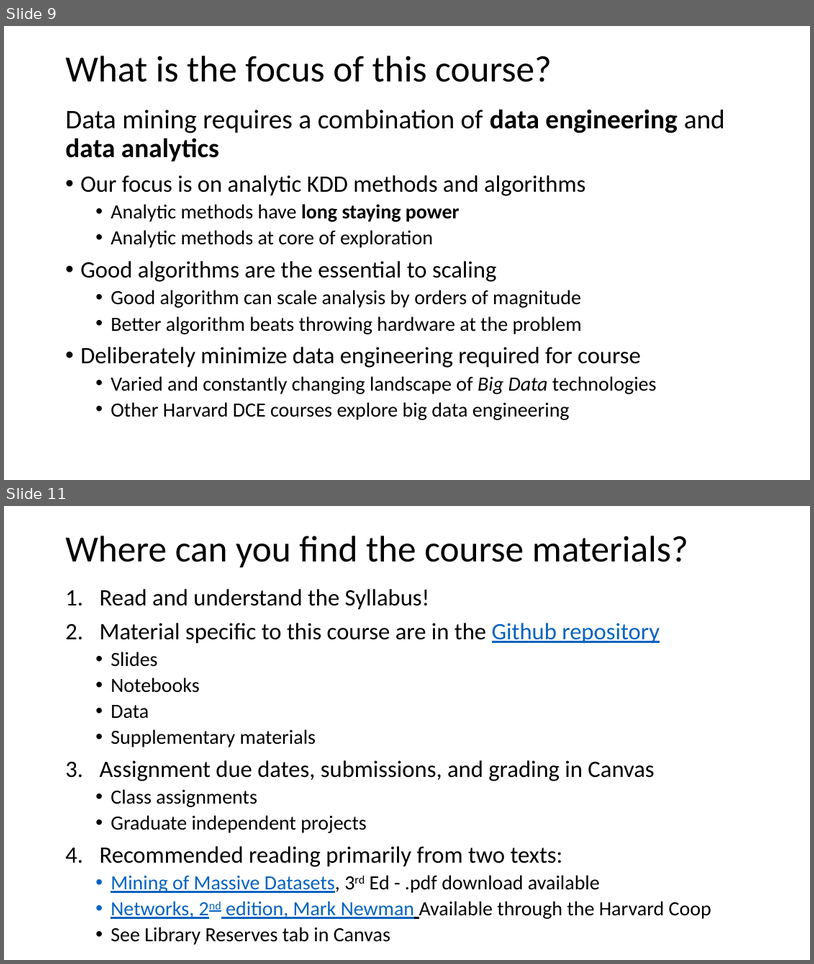
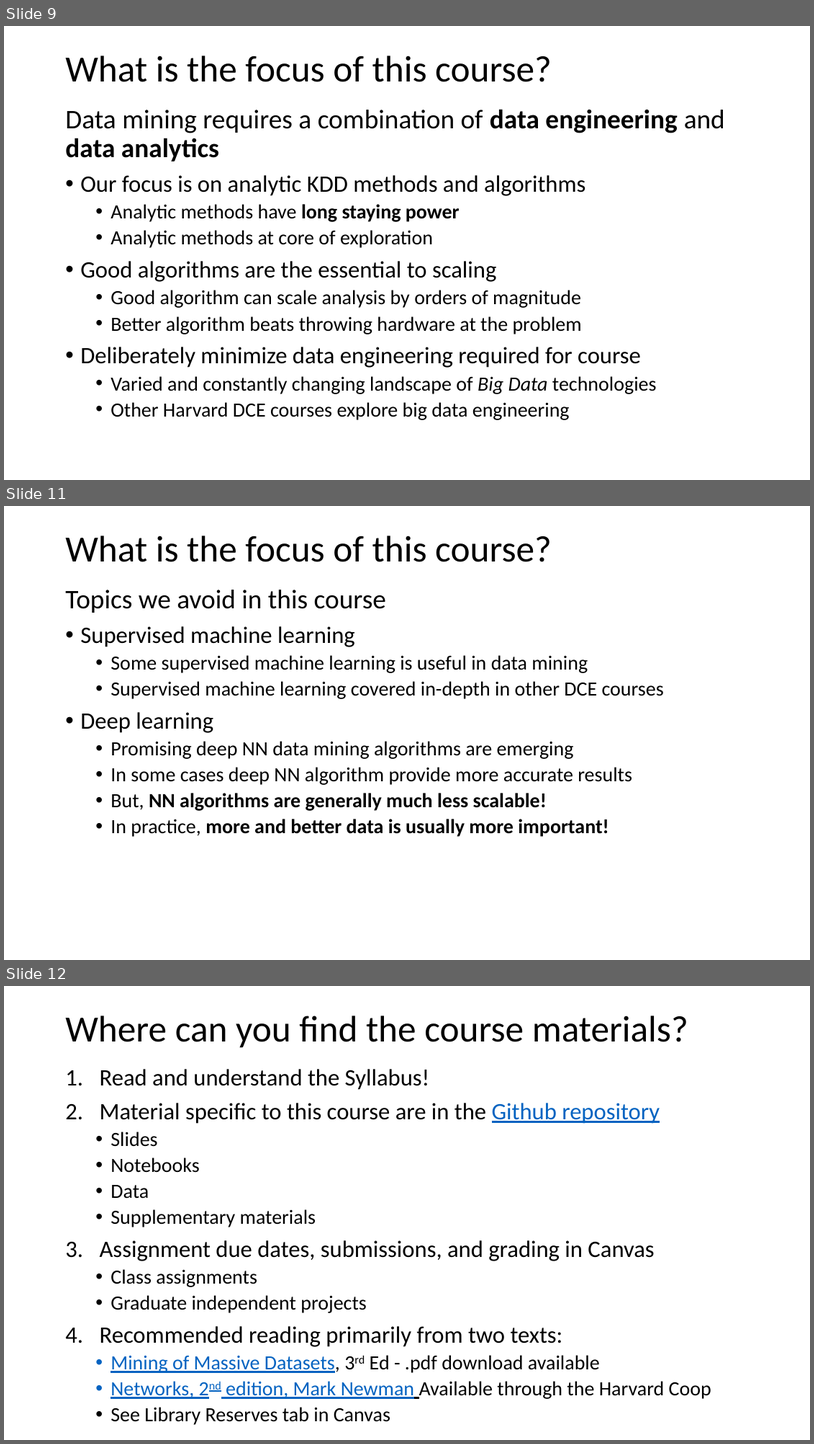
Before and after one commit to StephenElston/CSCI-E-108, a slide deck: slides/1_Introduction.pptx. Shown one above the other, each under a label of ours: slides 9 and 11 before the commit, slides 9, 11 and 12 after it; the slides between them are not shown. The pictures are 814x964 and 814x1444 pixels, drawn with LibreOffice and Linux fonts; fonts in the diff are those of the drawing. Boxes give left, top, right and bottom in pixels: in the first picture for what was removed or moved away, otherwise in the second. Text is boxed around its words. In the diff, an @@ line names an element or a change of style, - is before the commit and + after.

```diff
--- a/slides/1_Introduction.pptx
+++ b/slides/1_Introduction.pptx
@@ slide 11 added at bbox=[4, 506, 810, 960], background #FFFFFF @@
@@ text added at bbox=[65, 536, 552, 562], 44 pt, text #000000 @@
+What is the focus of this course?
@@ text added at bbox=[65, 590, 664, 836], 24 pt, text #000000 @@
+Topics we avoid in this course
+• Supervised machine learning
+  • Some supervised machine learning is useful in data mining
+  • Supervised machine learning covered in-depth in other DCE courses
+• Deep learning
+  • Promising deep NN data mining algorithms are emerging
+  • In some cases deep NN algorithm provide more accurate results
+  • But, NN algorithms are generally much less scalable!
+  • In practice, more and better data is usually more important!
@@ what was slide 11 is now slide 12 @@
```
Also in this commit, not shown: 4 slides changed.
